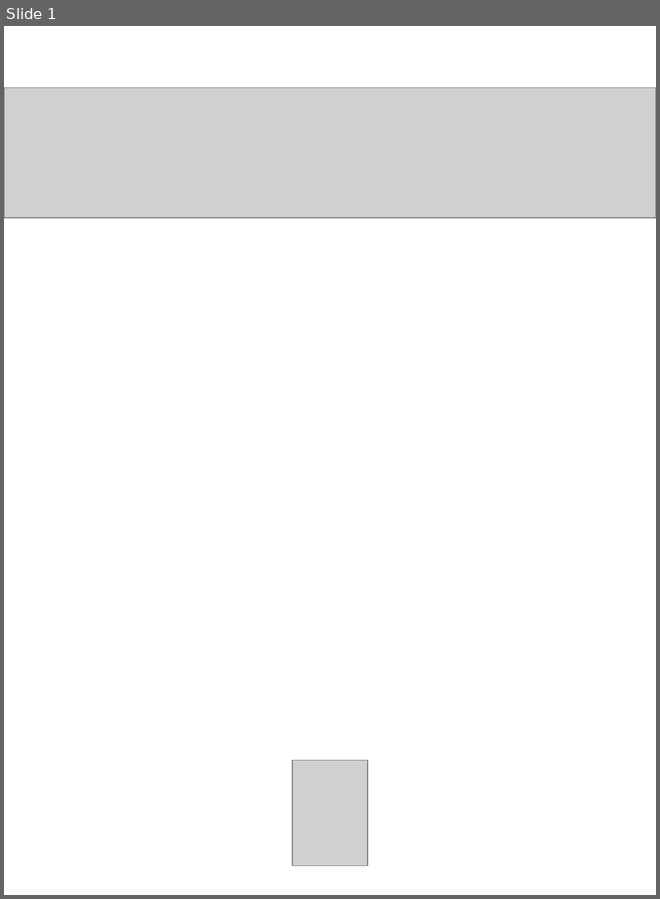
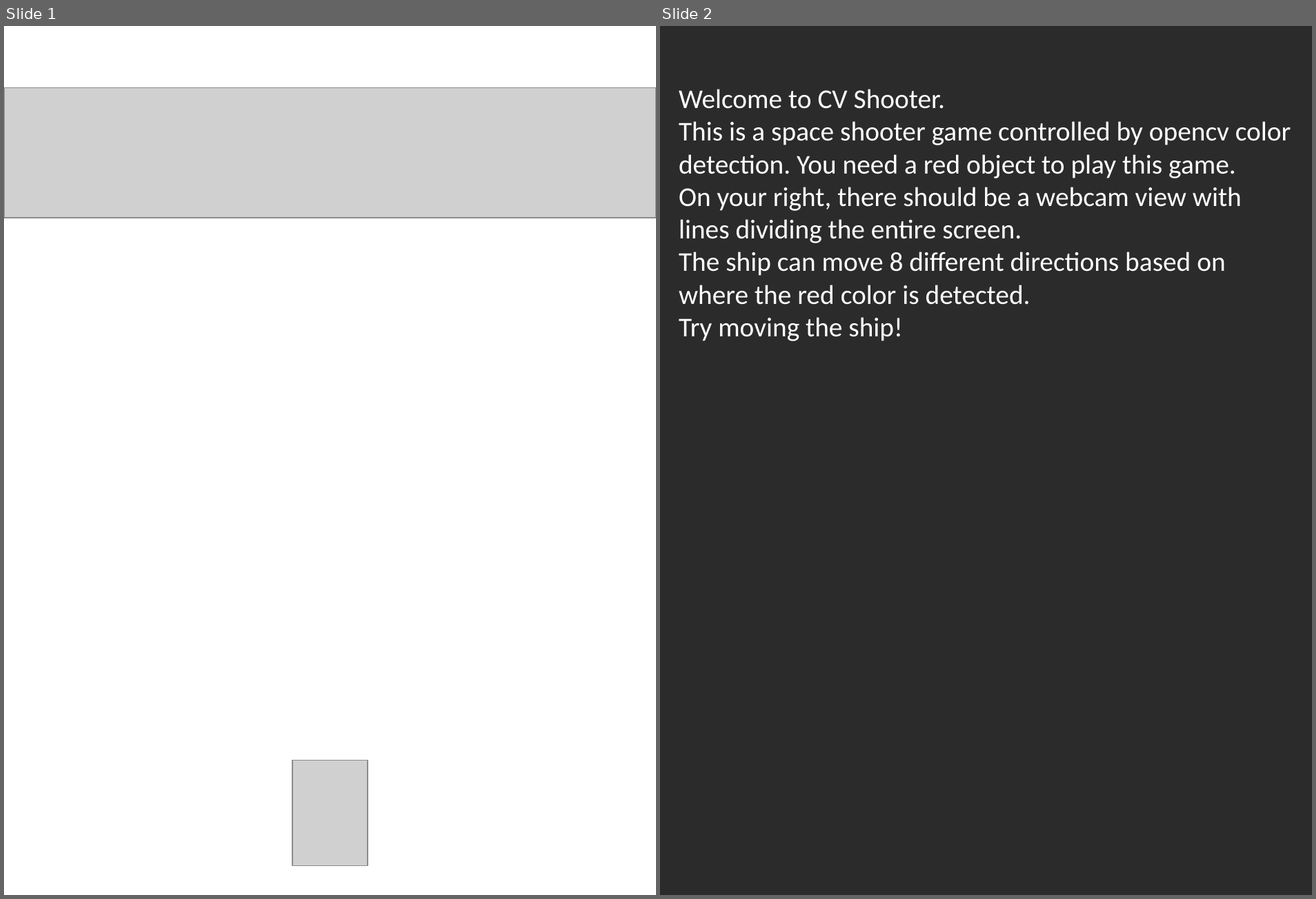
Before and after one commit to PaperbagLife/112-Term-Project-CV-Shooter, a slide deck: Assets/Title screen and tutrorial.pptx. Shown side by side, each under a label of ours: slide 1 before the commit, slides 1 and 2 after it. The pictures are 660x899 and 1316x899 pixels, drawn with LibreOffice and Linux fonts; fonts in the diff are those of the drawing; grey boxes stand for pictures; background and template pictures are left out; a plain dark background stands for a picture behind light text. Boxes give left, top, right and bottom in pixels: in the first picture for what was removed or moved away, otherwise in the second. Text is boxed around its words. In the diff, an @@ line names an element or a change of style, - is before the commit and + after.

```diff
--- a/Assets/Title screen and tutrorial.pptx
+++ b/Assets/Title screen and tutrorial.pptx
@@ slide 2 added at bbox=[660, 26, 1312, 895], background picture (left out) @@
@@ text added at bbox=[679, 89, 1291, 341], 18 pt, text #FFFFFF @@
+Welcome to CV Shooter.
+This is a space shooter game controlled by opencv color detection. You need a red object to play this game.
+On your right, there should be a webcam view with lines dividing the entire screen.
+The ship can move 8 different directions based on where the red color is detected.
+Try moving the ship!
```
Also in this commit, not shown: 1 slide removed, 4 other files.
